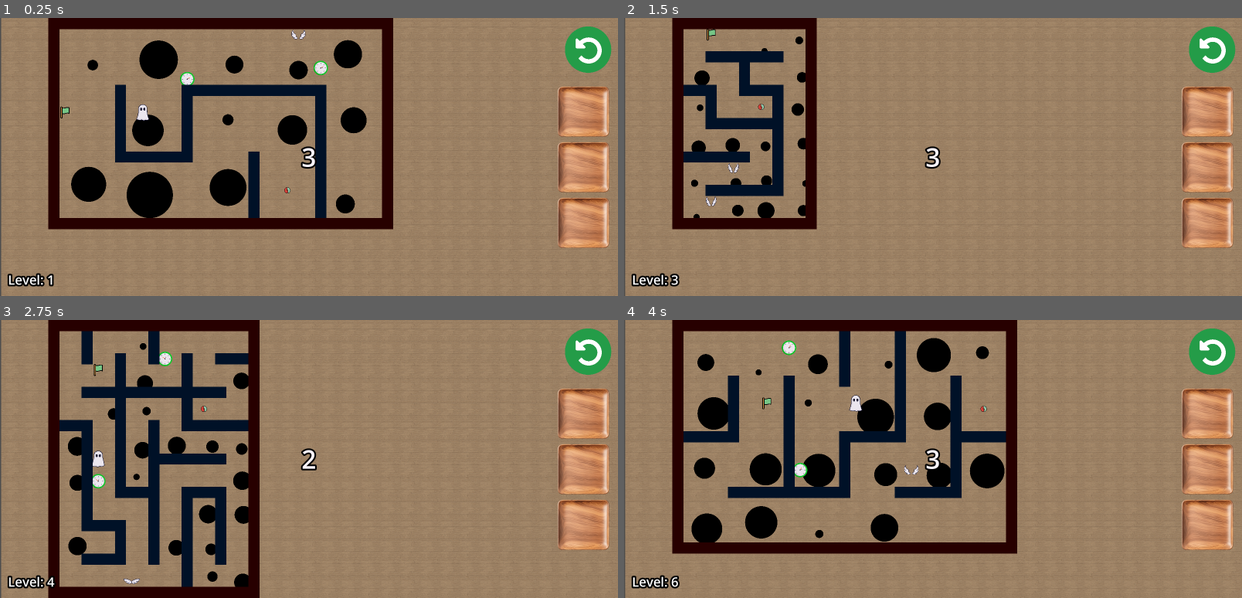
Above: before the commit, frames 1-4 (two rows, left to right).
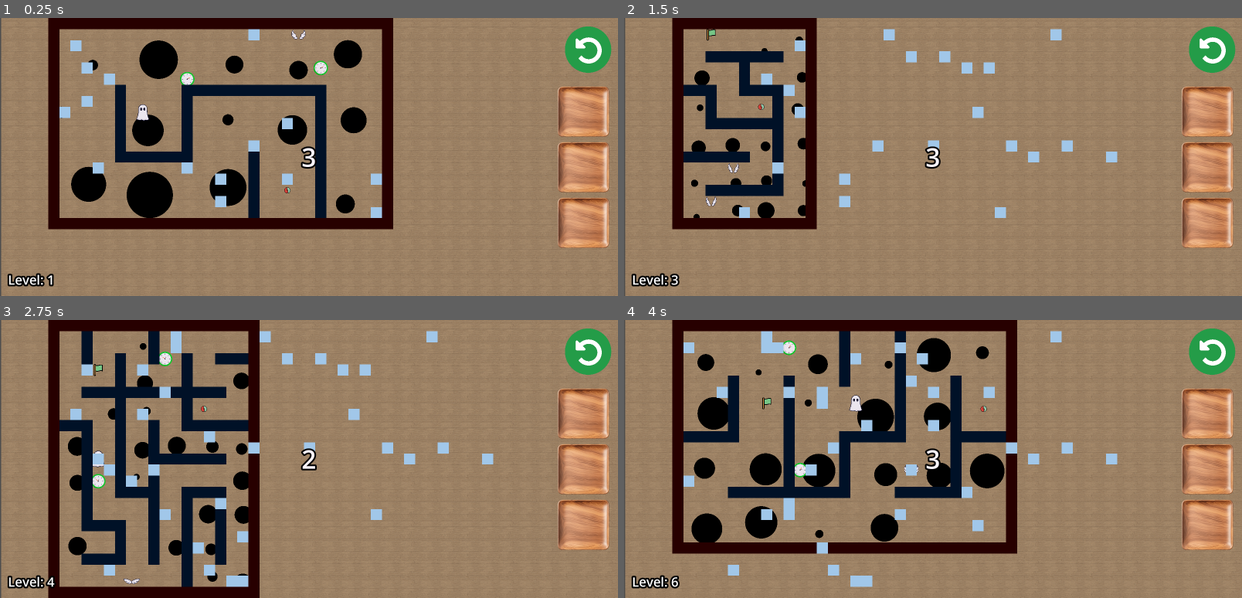
Above: after the commit, the same moments.

Repository: Herovero/GyroMaze
Game: Godot game, scene res://Scenes/main.tscn
The game is run twice, just before and just after one commit, with the same random seed, the same clock (stepped at 60 frames per second) and the same inputs.
Inputs:
- Up to frame 1 (0.25 s): no input
- Up to frame 2 (1.5 s): tap Enter (ui_accept) at 0.5, 0.77 s; hold Right (ui_right) 0.53-1.28 s; hold Down (ui_down) from 1.28 s (still down)
- Up to frame 3 (2.75 s): tap Enter (ui_accept) at 1.52 s; release Down (ui_down) at 2.03 s; hold Right (ui_right) from 2.03 s (still down)
- Up to frame 4 (4 s): release Right (ui_right) at 2.78 s; hold Up (ui_up) 2.78-3.53 s; tap Enter (ui_accept) at 3.02, 3.77 s; hold Left (ui_left) from 3.53 s (still down)

The runs differ from the first frame. In frame 1, 1.1% of the frame differs, in the area x 9-62%, y 3-72%; in frame 2, 1.6%; in frame 3, 2.6%; in frame 4, 2.7%, in the area x 9-80%, y 3-97%.

Commit message:
slippery tiles

Diff:
--- a/Scenes/powerup_slot.tscn
+++ b/Scenes/powerup_slot.tscn
@@ -4,34 +4,6 @@
 [ext_resource type="Script" uid="uid://dc1wvh8fx1feb" path="res://Scripts/powerup_slot.gd" id="2_ayo7n"]
 [ext_resource type="Texture2D" uid="uid://ds7tndtrb58hf" path="res://Assets/power-ups/ghost/_a_frm0,2020.png" id="2_m1ae8"]
 [ext_resource type="Texture2D" uid="uid://c0to5aemxs3un" path="res://Assets/power-ups/wing/_a_frm0,2020.png" id="3_ayo7n"]
-
-[sub_resource type="Animation" id="Animation_t2fo7"]
-resource_name = "ghost"
-length = 0.3
-tracks/0/type = "value"
-tracks/0/imported = false
-tracks/0/enabled = true
-tracks/0/path = NodePath("Ghost:scale")
-tracks/0/interp = 1
-tracks/0/loop_wrap = true
-tracks/0/keys = {
-"times": PackedFloat32Array(0, 0.16666667, 0.3),
-"transitions": PackedFloat32Array(1, 1, 1),
-"update": 0,
-"values": [Vector2(0.01, 0.01), Vector2(0.3, 0.3), Vector2(0.25, 0.25)]
-}
-tracks/1/type = "value"
-tracks/1/imported = false
-tracks/1/enabled = true
-tracks/1/path = NodePath("Ghost:visible")
-tracks/1/interp = 1
-tracks/1/loop_wrap = true
-tracks/1/keys = {
-"times": PackedFloat32Array(0),
-"transitions": PackedFloat32Array(1),
-"update": 1,
-"values": [true]
-}
 
 [sub_resource type="Animation" id="Animation_5m144"]
 length = 0.001
@@ -82,6 +54,34 @@
 "transitions": PackedFloat32Array(1),
 "update": 1,
 "values": [false]
+}
+
+[sub_resource type="Animation" id="Animation_t2fo7"]
+resource_name = "ghost"
+length = 0.3
+tracks/0/type = "value"
+tracks/0/imported = false
+tracks/0/enabled = true
+tracks/0/path = NodePath("Ghost:scale")
+tracks/0/interp = 1
+tracks/0/loop_wrap = true
+tracks/0/keys = {
+"times": PackedFloat32Array(0, 0.16666667, 0.3),
+"transitions": PackedFloat32Array(1, 1, 1),
+"update": 0,
+"values": [Vector2(0.01, 0.01), Vector2(0.3, 0.3), Vector2(0.25, 0.25)]
+}
+tracks/1/type = "value"
+tracks/1/imported = false
+tracks/1/enabled = true
+tracks/1/path = NodePath("Ghost:visible")
+tracks/1/interp = 1
+tracks/1/loop_wrap = true
+tracks/1/keys = {
+"times": PackedFloat32Array(0),
+"transitions": PackedFloat32Array(1),
+"update": 1,
+"values": [true]
 }
 
 [sub_resource type="Animation" id="Animation_8jqoi"]
--- a/Scripts/mazegen3.gd
+++ b/Scripts/mazegen3.gd
@@ -216,11 +216,19 @@
 			player.set_start_position(start_pixel_pos)
 
 func spawn_movement_tiles() -> void:
-		for x in range(map_width):
-			for y in range(map_height):
-				if Maze.get_cell_atlas_coords(Vector2(x, y)) == tile_v:
-
-					pass #movement_tiles.set_cell(Vector2(x, y), 0, tile_v)
+	var rand_x = randi() % map_width
+	var rand_y = randi() % map_height
+	if Maze.get_cell_atlas_coords(Vector2(rand_x, rand_y)) == tile_v:
+		pass
+	for x in range(map_width):
+		for y in range(map_height):
+			if Maze.get_cell_atlas_coords(Vector2(x, y)) == tile_v:
+				var chance = randi() % 19
+				if chance < 1:
+					movement_tiles.set_cell(Vector2(x, y), 0, tile_v)
+				else:
+					movement_tiles.set_cell(Vector2(x, y), 0, tile_n)
+					#movement_tiles.set_cell(Vector2(x, y), 0, tile_v)
 
 func spawn_finish() -> void:
 	if not finish_scene: return
--- a/Scripts/player.gd
+++ b/Scripts/player.gd
@@ -26,8 +26,10 @@
 					  $"../InGameUIs/powerup_slot3",
 					 ]
 
+@onready var maze: TileMapLayer = $"../maze"
+@onready var movement_tiles: TileMapLayer = $"../movement_tiles"
+
 # Power up activations
-@onready var maze: TileMapLayer = $"../maze"
 var ghost_charges = 0
 var was_inside_wall: bool = false
 
@@ -62,7 +64,11 @@
 		if input_enabled == true:
 			input_direction = Input.get_vector("ui_left", "ui_right", "ui_up", "ui_down") / 4
 
-	var force = input_direction * tilt_strength
+	var force
+	if movement_tiles.get_cell_atlas_coords(movement_tiles.local_to_map(movement_tiles.to_local(global_position))) == Vector2i(0, 1):
+		force = input_direction * tilt_strength * 20
+	else:
+		force = input_direction * tilt_strength
 	apply_central_force(force)
 
 	# The easy way
@@ -70,6 +76,10 @@
 
 	# The hard way
 	#update_rolling_shader(delta)
+
+	# movement_tile_logic()
+	#if movement_tiles.get_cell_atlas_coords(movement_tiles.local_to_map(movement_tiles.to_local(global_position))) == Vector2i(0, 1):
+	#	print("hi")
 
 	if ghost_charges > 0:
 		handle_ghost_logic()
@@ -270,6 +280,19 @@
 
 	print("Wing Deactivated")
 
+func movement_tile_logic():
+	pass
+	# Convert global position to local since maze scale is 9.0
+	# var local_pos = movement_tiles.to_local(global_position)
+	# Get the tile coordinate under the player
+	# var tile_pos = movement_tiles.local_to_map(local_pos)
+	#print(tile_pos)
+
+	# 2. Check what kind of tile is there (Layer 0)
+	#if movement_tiles.get_cell_atlas_coords(tile_pos) == Vector2i(0, 1):
+	#	print("tile_atlas_coords")
+
+
 func _on_powerup_slot_1_released():
 	use_item_at_index(0)
 
